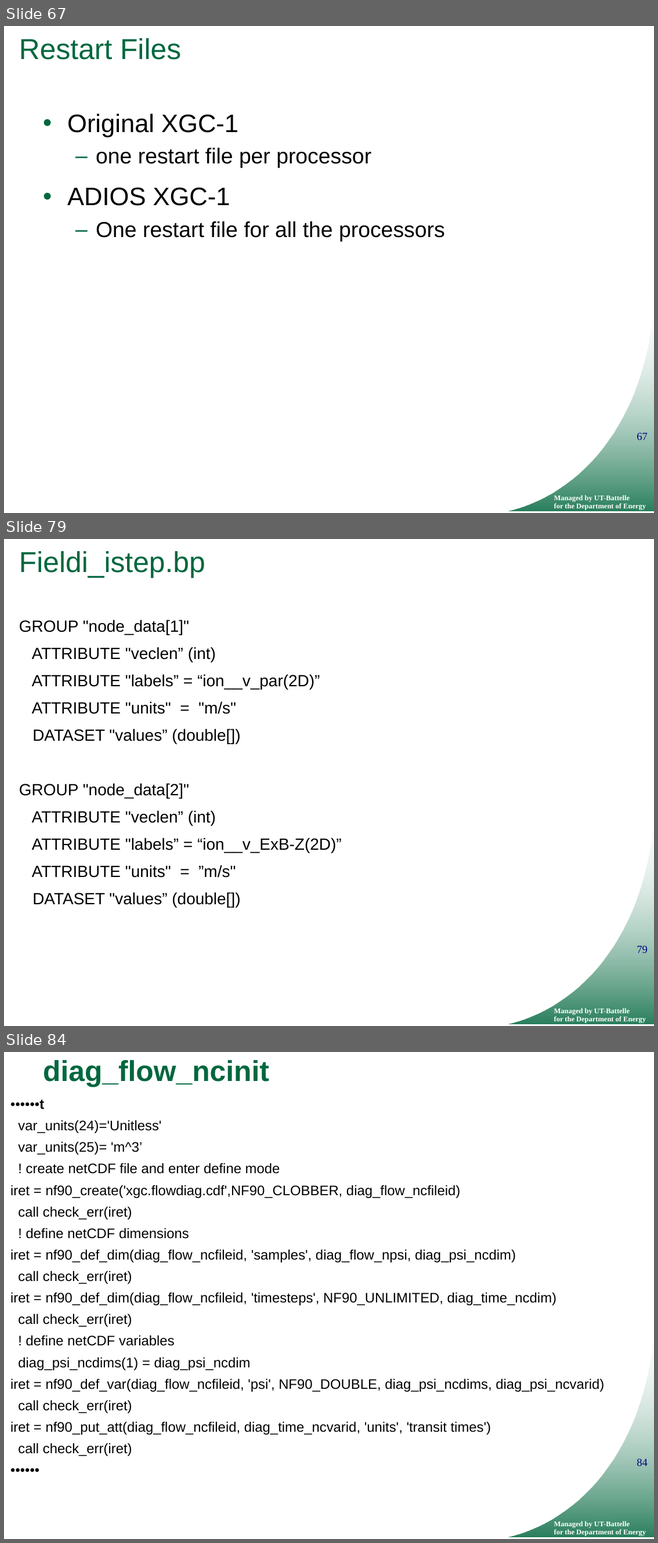
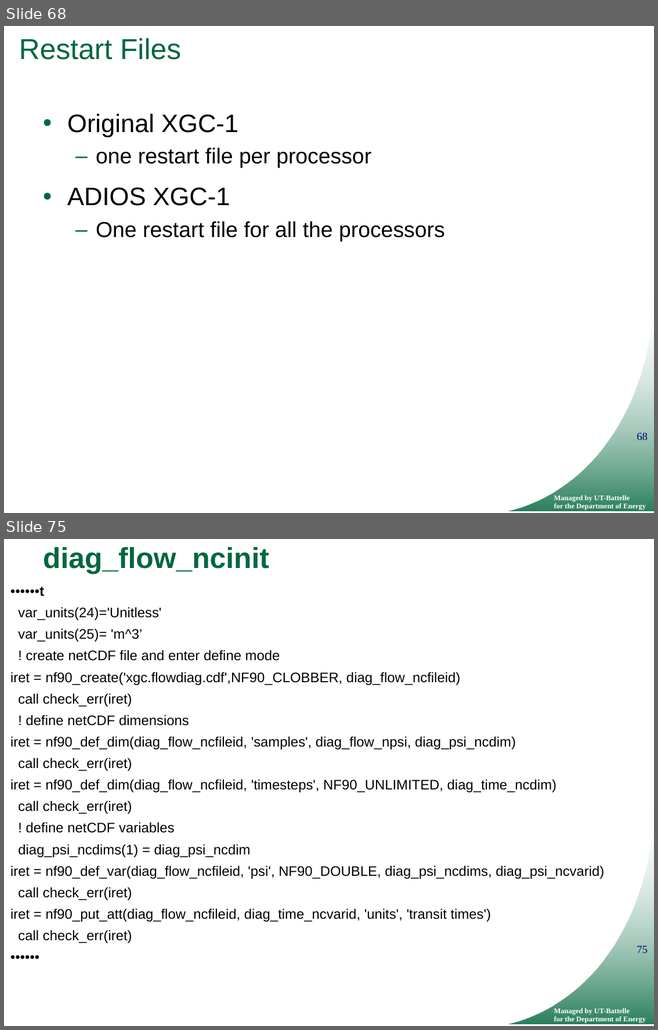
Before and after one commit to ornladios/ADIOS, a slide deck: tutorial/adios_api_scidac_tutorial.pptx. Shown one above the other, each under a label of ours: slides 67, 79 and 84 before the commit, slides 68 and 75 after it; the slides between them are not shown. The pictures are 658x1543 and 658x1030 pixels, drawn with LibreOffice and Linux fonts; fonts in the diff are those of the drawing; background and template pictures are left out. Boxes give left, top, right and bottom in pixels: in the first picture for what was removed or moved away, otherwise in the second. Text is boxed around its words. In the diff, an @@ line names an element or a change of style, - is before the commit and + after.

```diff
--- a/tutorial/adios_api_scidac_tutorial.pptx
+++ b/tutorial/adios_api_scidac_tutorial.pptx
@@ slide 79 removed at [4,539,654,1026], background #FFFFFF; not listed: 3 template elements that a slide beside it also shows @@
@@ title removed at [19,551,205,578] @@
-Fieldi_istep.bp
@@ text removed at [19,620,342,908] @@
-GROUP "node_data[1]"
-ATTRIBUTE "veclen” (int)
-ATTRIBUTE "labels” = “ion__v_par(2D)”
-ATTRIBUTE "units" = "m/s"
-DATASET "values” (double[])
-GROUP "node_data[2]"
-ATTRIBUTE "veclen” (int)
-ATTRIBUTE "labels” = “ion__v_ExB-Z(2D)”
-ATTRIBUTE "units" = ”m/s"
-DATASET "values” (double[])
@@ what was slide 67 is now slide 68 @@
@@ page number at [636,433,647,440]: text changed @@
-67
+68
@@ what was slide 84 is now slide 75 @@
@@ page number at [636,946,647,953]: text changed @@
-84
+75
```
Also in this commit, not shown: 23 slides changed, 2 slides added, 13 other slides removed.
